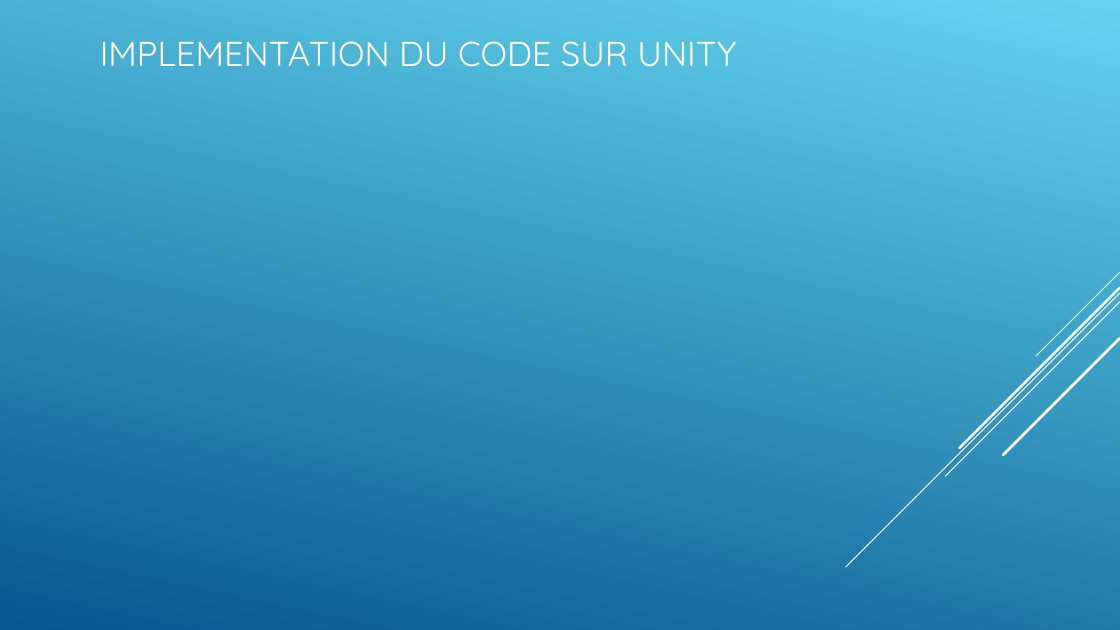
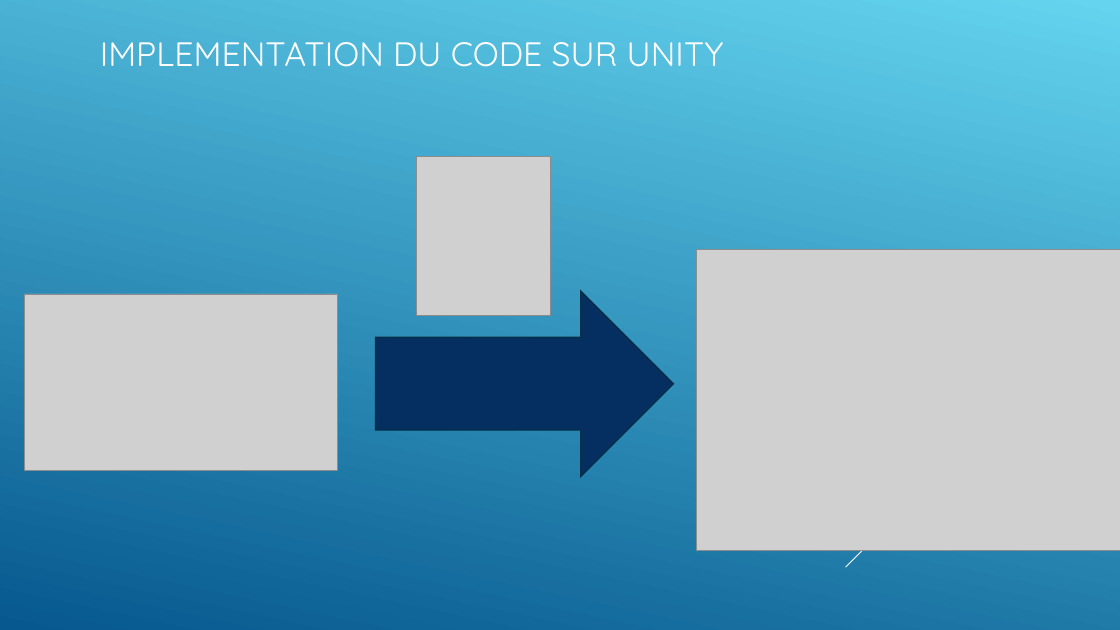
Before and after one commit to AlexandrEpita/Bizarre-Chess-Adventure, a slide deck: slide 11 of diapo soutenance.odp. Drawn at 1120x630 pixels with LibreOffice and Linux fonts; fonts in the diff are those of the drawing; grey boxes stand for pictures. Boxes give left, top, right and bottom in pixels: in the first picture for what was removed or moved away, otherwise in the second. Text is boxed around its words. In the diff, an @@ line names an element or a change of style, - is before the commit and + after.

```diff
--- a/diapo soutenance.odp
+++ b/diapo soutenance.odp
@@ title "IMPLEMENTATION DU CODE SUR UNITY" at (100, 42, 724, 67): size 29.6 to 29 pt @@
@@ picture added at (417, 156, 550, 315) @@
@@ picture added at (697, 250, 1120, 551) @@
@@ picture added at (24, 294, 338, 471) @@
@@ freeform shape added at (376, 292, 673, 476), fill #052F61, outline #032E45 1.25 pt @@
```
Also in this commit, not shown: 9 other slides changed, 1 slide added, 1 slide removed.
